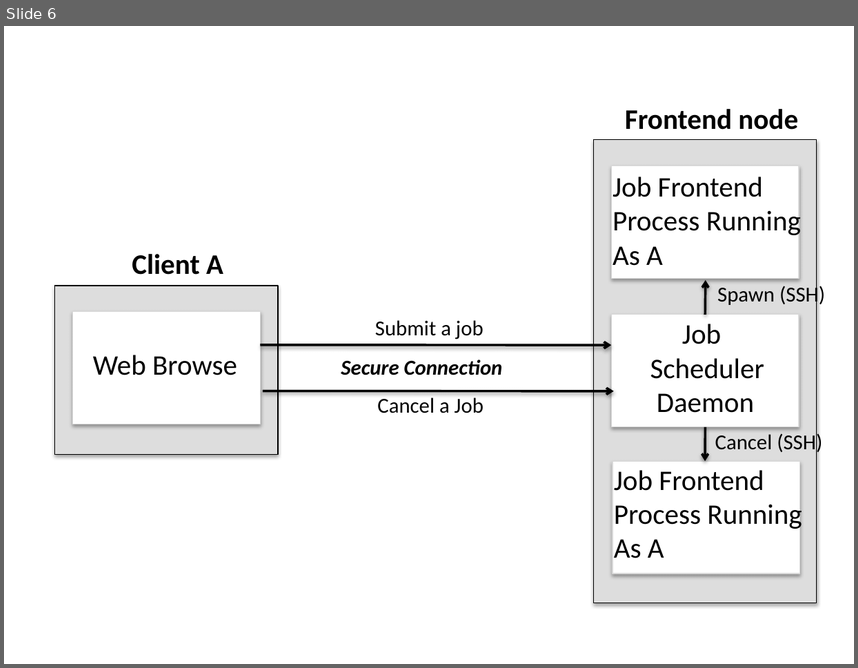
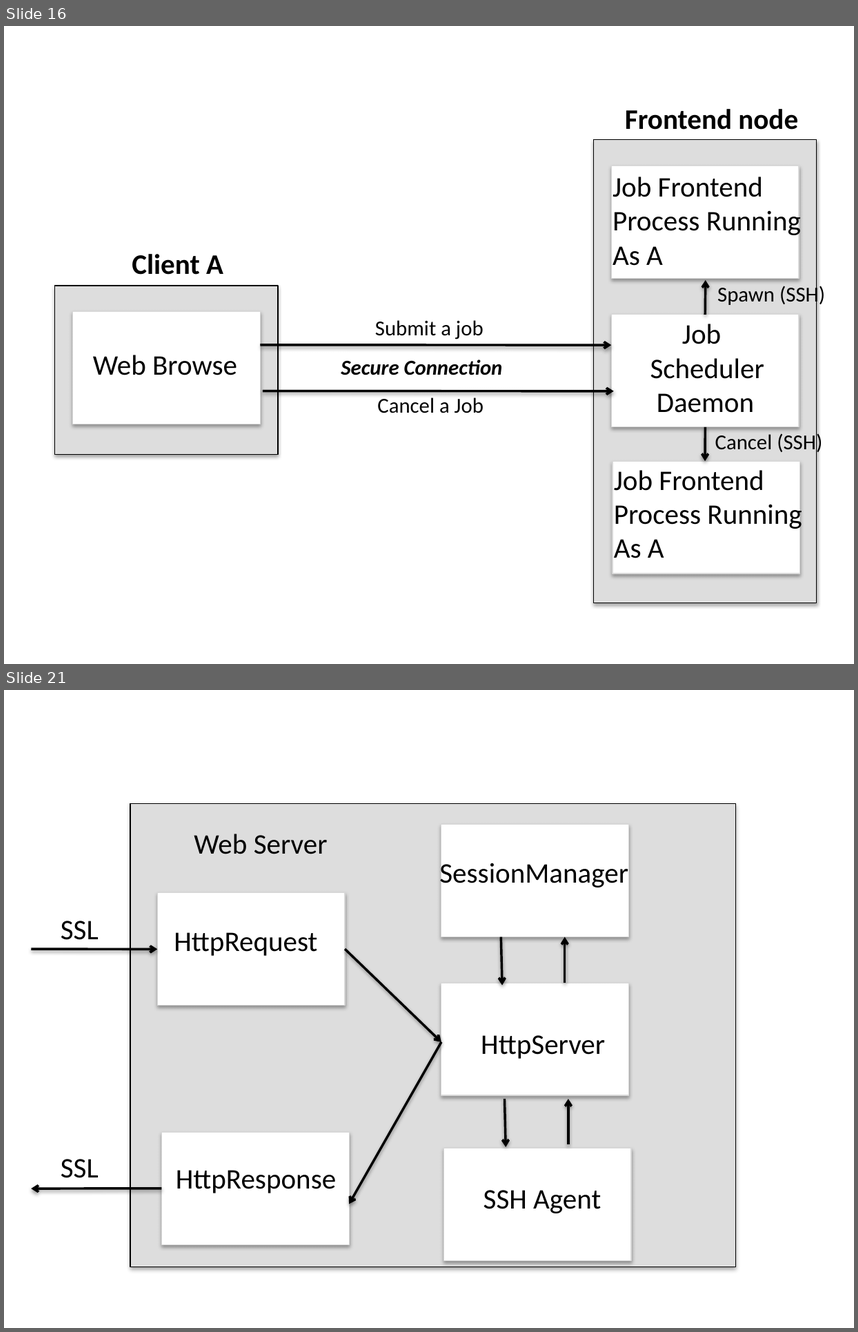
Before and after one commit to hexi111/xxh2229, a slide deck: latex/project-pj/figure.pptx. Shown one above the other, each under a label of ours: slide 6 before the commit, slides 16 and 21 after it; the slides between them are not shown. The pictures are 858x668 and 858x1332 pixels, drawn with LibreOffice and Linux fonts; fonts in the diff are those of the drawing. Boxes give left, top, right and bottom in pixels: in the first picture for what was removed or moved away, otherwise in the second. Text is boxed around its words. In the diff, an @@ line names an element or a change of style, - is before the commit and + after.

```diff
--- a/latex/project-pj/figure.pptx
+++ b/latex/project-pj/figure.pptx
@@ slide 21 added at (4, 690, 854, 1328), background #FFFFFF @@
@@ rectangle added at (131, 804, 736, 1268), fill #DDDDDD, outline #000000 0.75 pt @@
@@ text added at (194, 834, 328, 854), 24 pt, text #000000 @@
+Web Server
@@ rectangle added at (441, 825, 630, 936), fill #FFFFFF, outline #D8D8D8 0.75 pt @@
@@ text added at (439, 859, 628, 889), 24 pt, text #000000 @@
+SessionManager
@@ rectangle added at (157, 892, 345, 1005), fill #FFFFFF, outline #D8D8D8 0.75 pt @@
@@ text added at (61, 920, 99, 940), 24 pt, text #000000 @@
+SSL
@@ text added at (174, 932, 317, 956), 24 pt, text #000000 @@
+HttpRequest
@@ arrow added from (501, 936) to (502, 985), #000000 2 pt @@
@@ arrow added from (565, 983) to (565, 936), #000000 2 pt @@
@@ arrow added from (31, 949) to (157, 949), #000000 2 pt @@
@@ arrow added from (345, 949) to (441, 1042), #000000 2 pt @@
@@ rectangle added at (441, 983, 630, 1094), fill #FFFFFF, outline #D8D8D8 0.75 pt @@
@@ text added at (481, 1035, 605, 1058), 24 pt, text #000000 @@
+HttpServer
@@ arrow added from (441, 1042) to (349, 1203), #000000 2 pt @@
@@ arrow added from (505, 1099) to (506, 1147), #000000 2 pt @@
@@ arrow added from (568, 1144) to (568, 1099), #000000 2 pt @@
@@ rectangle added at (161, 1132, 349, 1244), fill #FFFFFF, outline #D8D8D8 0.75 pt @@
@@ text added at (61, 1159, 99, 1178), 24 pt, text #000000 @@
+SSL
@@ rectangle added at (444, 1148, 631, 1261), fill #FFFFFF, outline #D8D8D8 0.75 pt @@
@@ text added at (176, 1170, 336, 1193), 24 pt, text #000000 @@
+HttpResponse
@@ arrow added from (161, 1188) to (31, 1188), #000000 2 pt @@
@@ text added at (484, 1190, 601, 1213), 24 pt, text #000000 @@
+SSH Agent
@@ what was slide 6 is now slide 16 @@
```
Also in this commit, not shown: 1 slide changed, 18 other slides added, 31 other files.
